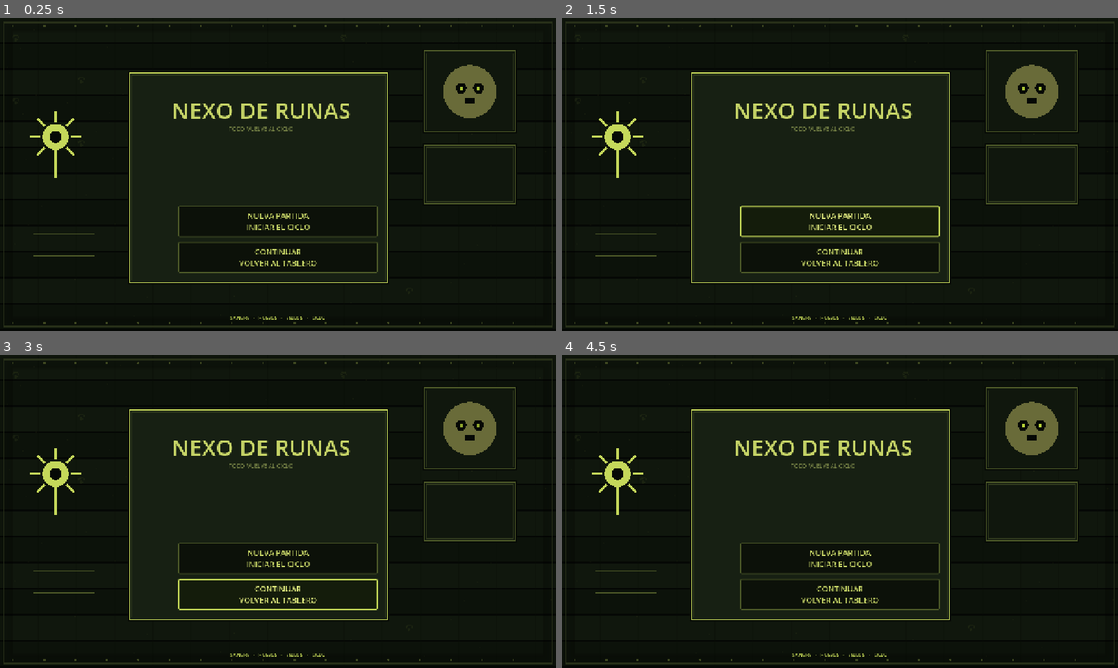
Above: before the commit, frames 1-4 (two rows, left to right).
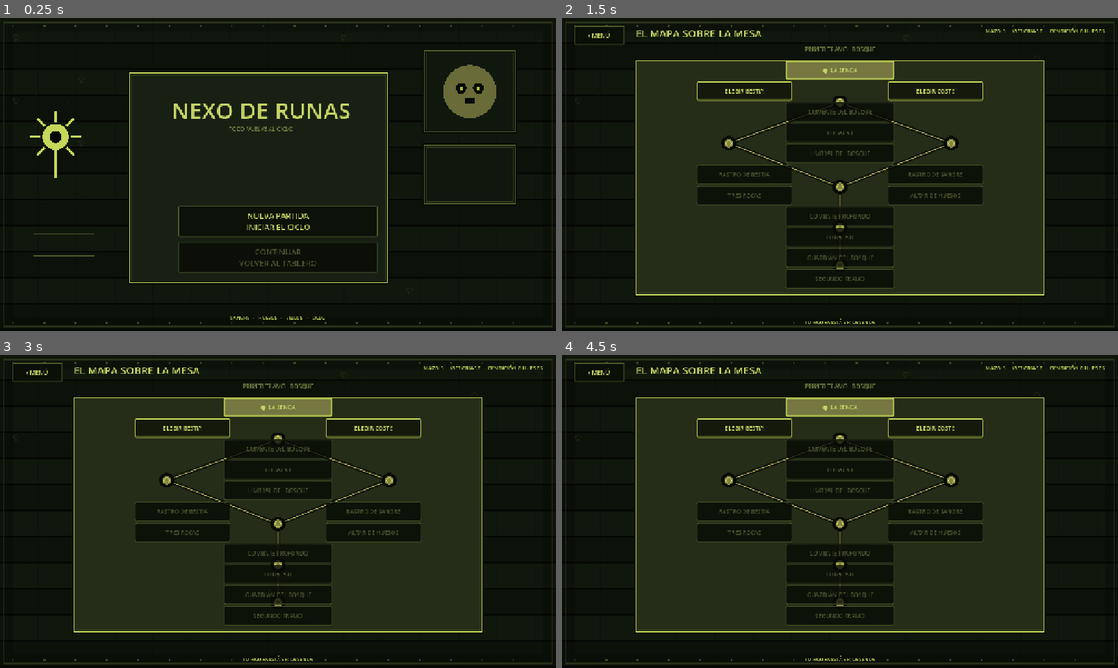
Above: after the commit, the same moments.

Repository: LoloscarPrr/Nexo-de-runas-v2
Game: Godot game, scene res://scenes/main.tscn
Two runs of this game, one before a commit and one after it. Both use one fixed random seed, a clock stepped at 60 frames per second and the inputs below.
Inputs (mouse positions are in pixels of both pictures, inside the frame that each line leads up to):
- Up to frame 1 (0.25 s): no input
- Up to frame 2 (1.5 s): click "NUEVA PARTIDA INICIAR EL CICLO" at 0.5 s; click (840, 221) at 1.25 s, where only the run before the commit has a clickable "NUEVA PARTIDA INICIAR EL CICLO"
- Up to frame 3 (3 s): click (38, 373) at 2 s, where only the run after the commit has a clickable "‹ MENÚ"; click "CONTINUAR VOLVER AL TABLERO" at 2.75 s
- Up to frame 4 (4.5 s): click (745, 426) at 3.5 s, where only the run after the commit has a clickable "ELEGIR BESTIA"; click (840, 642) at 4.25 s, where only the run after the commit has a clickable "VOLVER AL MAPA"

The runs differ from the first frame. In frame 1, 0.4% of the frame differs, in the area x 32-68%, y 72-82%; in frame 2, 20%; in frame 3, 20%; in frame 4, 22%, in the area x 2-98%, y 2-98%.
Error before the commit: Parse Error: Could not resolve class "res://scripts/ui/immersive_campaign_view.gd". (res://scripts/ui/mockup_campaign_view.gd:1)

Commit message:
Fix strict typing for paged campaign map

Diff:
--- a/scripts/ui/immersive_campaign_view.gd
+++ b/scripts/ui/immersive_campaign_view.gd
@@ -174,7 +174,7 @@
 	_place(_label("EL MAPA SOBRE LA MESA", 24, I_INK, HORIZONTAL_ALIGNMENT_LEFT), Rect2(170, 18, 470, 36))
 	_place(_label("MAZO %d  ·  VICTORIAS %d  ·  BENDICIÓN %d HUESOS" % [state.deck_ids.size(), state.victories, state.bone_boon], 12, I_AMBER, HORIZONTAL_ALIGNMENT_RIGHT), Rect2(vw - 470, 21, 440, 32))
 
-	var second_segment := state.resolved_nodes.has("region_complete") or state.current_node in [
+	var second_segment: bool = bool(state.resolved_nodes.has("region_complete")) or state.current_node in [
 		"region_complete", "sigil_stones", "mycologists", "trial_event", "battle_3", "boss_2", "region_2_complete"
 	]
 	var cx := vw * 0.5
